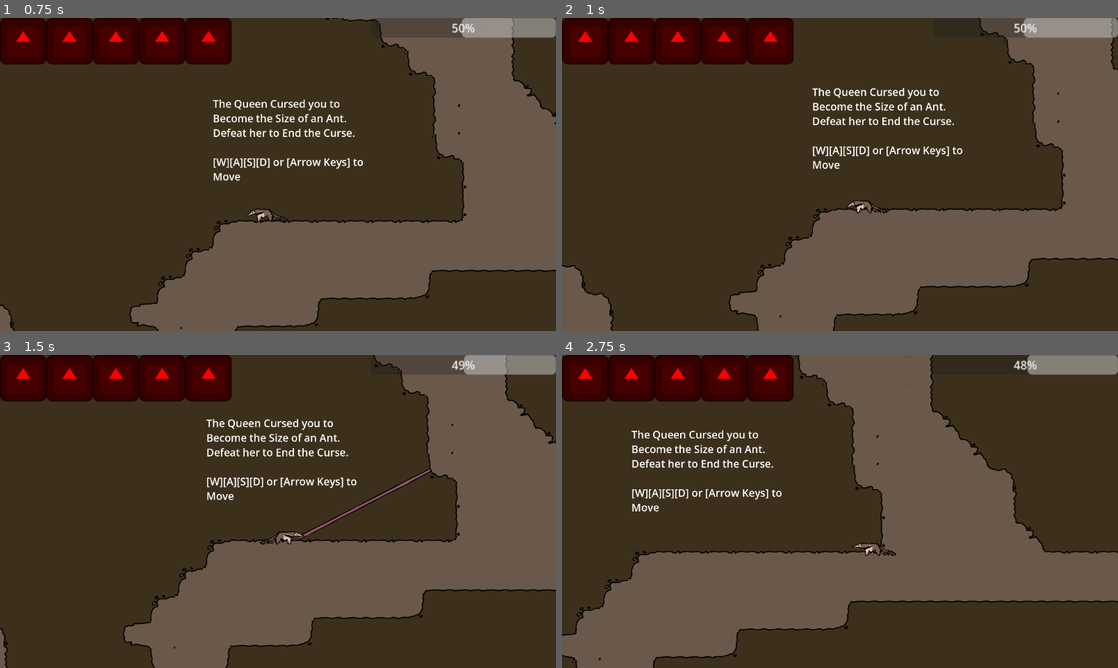
Above: before the commit, frames 1-4 (two rows, left to right).
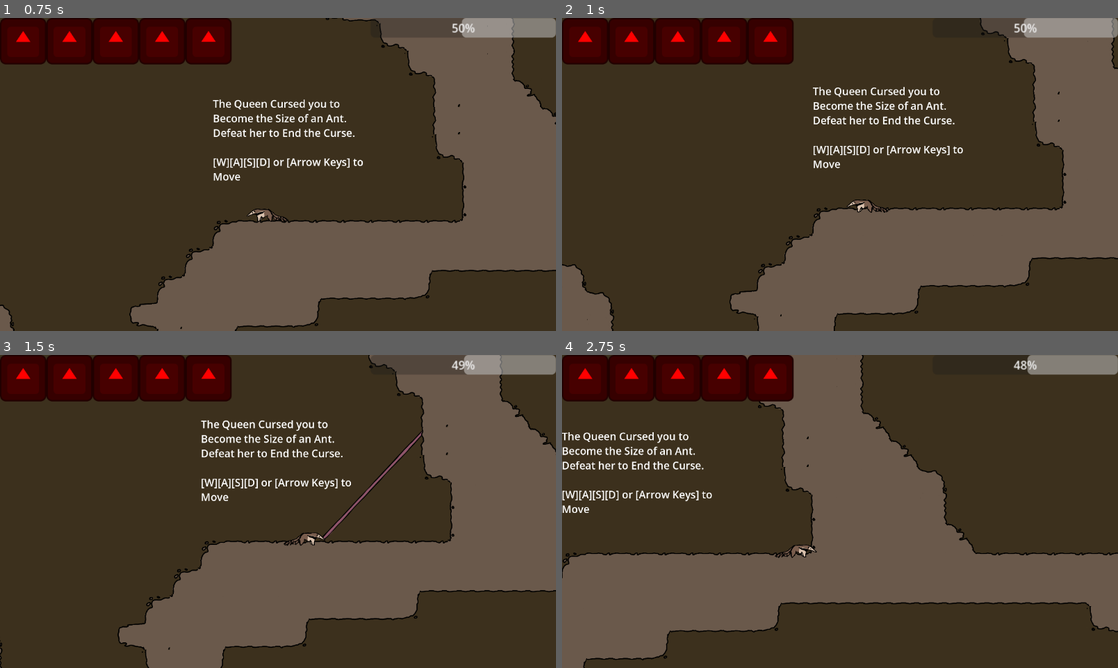
Above: after the commit, the same moments.

Repository: IncrediblyCreativeUsername/Team-Indecisive-Cutthroat-2026
Game: Godot game, scene res://UI/MainMenu.tscn
Two runs of this game, one before a commit and one after it. Both use one fixed random seed, a clock stepped at 60 frames per second and the inputs below. The engine's default icon, where the game draws it, is replaced by a stand-in: a white triangle on a blue panel in a dark square.
Inputs (mouse positions are in pixels of both pictures, inside the frame that each line leads up to):
- Up to frame 1 (0.75 s): click "Play" at 0.5 s
- Up to frame 2 (1 s): no input
- Up to frame 3 (1.5 s): move the mouse to (400, 495) at 1.27 s; hold D (MOVE_RIGHT) from 1.28 s (still down); click (400, 495) at 1.35 s
- Up to frame 4 (2.75 s): keep holding D (MOVE_RIGHT); tap W (JUMP) at 1.52, 2.27 s; move the mouse to (728, 527) at 2.02 s; tap Q (DROP) at 2.1 s; click (728, 527) at 2.3 s

Frame 1 is identical in both runs. In frame 2, 2.8% of the frame differs, in the area x 0-100%, y 0-100%; in frame 3, 5.4%; in frame 4, 24%.

Commit message:
Movement fixes
Removed testing prints, adjusted grapple start time to now set to 0 if at 1.0 (replaces the min of 0.01), lowered landing screen shake, player now regains original velocity at the end of a grapple, restored ability to move while grappling, grapple now always points towards its original destination, increased size of tongueTip, reduced grapple momentum boost

Diff:
--- a/Player/Player.tscn
+++ b/Player/Player.tscn
@@ -14,7 +14,7 @@
 region = Rect2(768, 128, 128, 128)
 
 [sub_resource type="CircleShape2D" id="CircleShape2D_q3lat"]
-radius = 18.0
+radius = 20.0
 
 [sub_resource type="Animation" id="Animation_q3lat"]
 resource_name = "Extend"
@@ -211,7 +211,7 @@
 floor_max_angle = 3.1415927
 script = ExtResource("1_3qydi")
 friction = 800
-grappleMomentum = 1.5
+grappleMomentum = 1.25
 
 [node name="PlayerSprite" type="AnimatedSprite2D" parent="." unique_id=1795922126]
 position = Vector2(338, 29)
@@ -264,7 +264,7 @@
 
 [node name="TongueAnim" type="AnimationPlayer" parent="Tongue" unique_id=1214662753]
 libraries/ = SubResource("AnimationLibrary_tok1r")
-speed_scale = 5.0
+speed_scale = 7.0
 
 [node name="RayCast2D" type="RayCast2D" parent="Tongue" unique_id=325188501]
 target_position = Vector2(2056, 0)
--- a/Player/player.gd
+++ b/Player/player.gd
@@ -25,6 +25,7 @@
 var paused : bool = false
 var grappleCooldownMax = 15
 var grappleCooldown = 0
+var prevSpeed = Vector2.ZERO
 @export var startFlipped := false
 
 @onready var droppedAnt = preload("res://Enemy/Enemy.tscn")
@@ -41,6 +42,9 @@
 	#Preventing a strange bug where the retract animation is interrupted from causing a softlock. I'm still not sure why
 	if !tongueAnimator.is_playing():
 		isGrappling = false
+	#points tongue towards original target
+	if tongueExtending && !isGrappling:
+		tonguePivot.look_at(grapplePoint)
 
 	#pause
 	if Input.is_action_just_pressed("PAUSE"):
@@ -89,14 +93,14 @@
 				velocity.x = min((velocity.x+friction)*60*delta, 0)
 
 			#X movement
-			if Input.is_action_pressed("MOVE_RIGHT") && velocity.x < speed && !tongueExtending:
+			if Input.is_action_pressed("MOVE_RIGHT") && velocity.x < speed:
 				velocity.x += speed*60*delta
 
 				flip(false)
 				if self.is_on_floor():
 					animSprite.play("walk")
 					Hats.updateAnim("walk")
-			if Input.is_action_pressed("MOVE_LEFT") && velocity.x > -speed && !tongueExtending:
+			if Input.is_action_pressed("MOVE_LEFT") && velocity.x > -speed:
 				velocity.x -= speed*60*delta
 
 				flip(true)
@@ -140,8 +144,10 @@
 				await get_tree().process_frame
 				if mouseCast.is_colliding():
 					tonguePivot.look_at(mouseCast.get_collision_point())
+					grapplePoint = get_global_mouse_position()
 				else:
 					tonguePivot.look_at(get_global_mouse_position())
+					grapplePoint = tonguePivot.global_position + Vector2(964,0).rotated(tonguePivot.rotation)
 				tongueAnimator.play("Extend")
 				animSprite.play("stand_tongue")
 				Hats.updateAnim("stand_tongue")
@@ -162,7 +168,7 @@
 
 		#add screen shake when landing
 		if prevVel.y > 0 && velocity.y == 0 && is_on_floor():
-			cam.addShake(clamp(2, prevVel.y/400, 7), 0.05)
+			cam.addShake(clamp(2, prevVel.y/200, 5), 0.075)
 
 #tongue fully extends
 func _on_tongue_anim_animation_finished(anim_name: StringName) -> void:
@@ -171,13 +177,17 @@
 	elif anim_name == "Retract":
 		if isGrappling:
 			velocity *= grappleMomentum
+			velocity.x += prevSpeed.x
+			if prevSpeed.y < 0:
+				velocity.y += prevSpeed.y
 			isGrappling = false
 
 #tongue hit something
 func _on_area_2d_body_entered(body: Node2D) -> void:
 	if body.name != "Player":
-		var startTime = min(0.01, 1.0-tongueAnimator.current_animation_position)
-		print(str(tongueAnimator.current_animation_position))
+		var startTime = 1.0-tongueAnimator.current_animation_position
+		if startTime == 1.0:
+			startTime = 0.0
 		tongueTip.set_deferred("monitoring", false)
 		tongueAnimator.play("Retract")
 		tongueAnimator.seek(startTime)
@@ -191,6 +201,7 @@
 		else:
 			await get_tree().process_frame
 			grapplePoint = tongueCast.get_collision_point()
+			prevSpeed = velocity
 			velocity = (grapplePoint - tonguePivot.global_position) * tongueAnimator.speed_scale
 			cam.addShake(15, 0.05)
 			isGrappling = true
